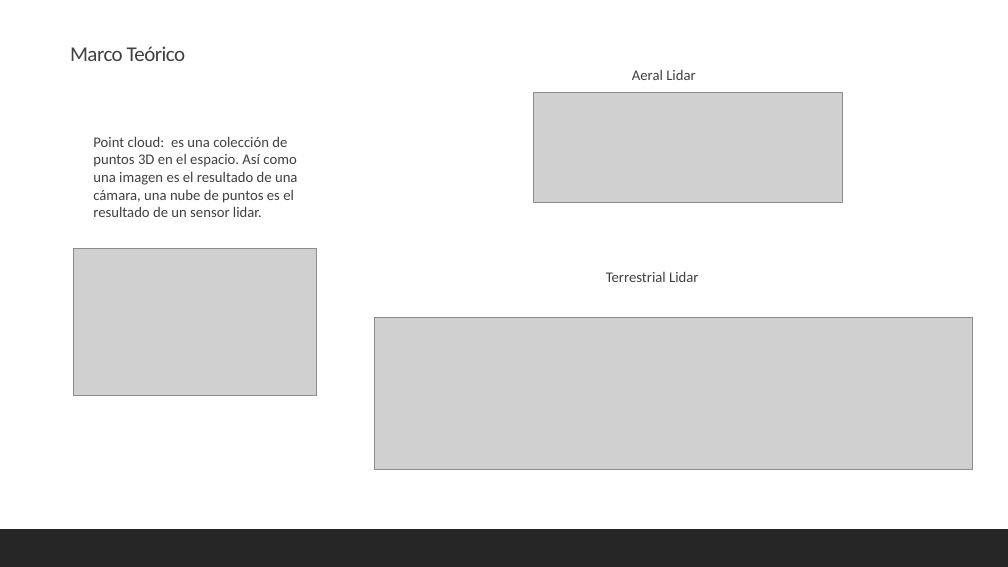
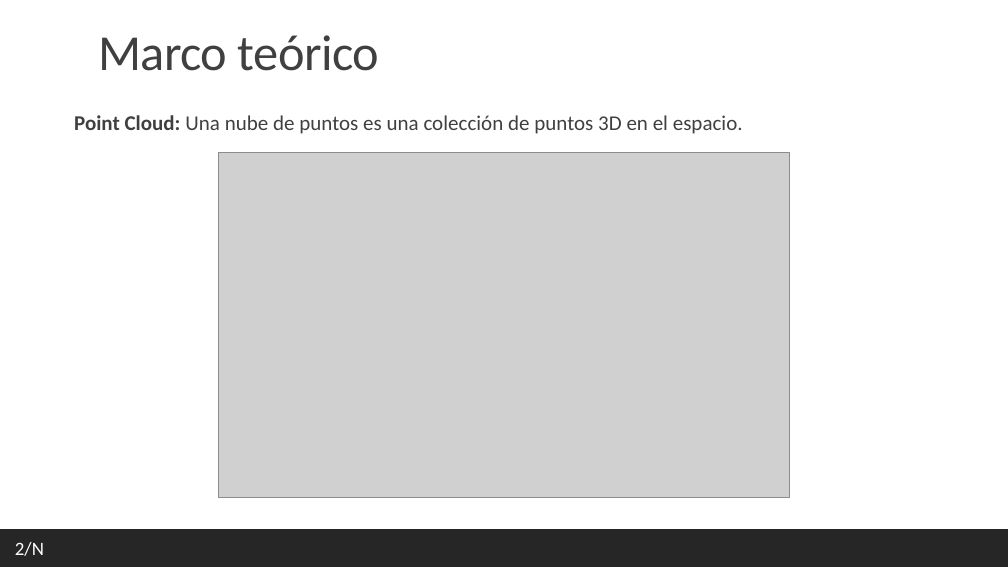
Before and after one commit to MatiasArmijo/Actividades-EIE-401-Matias-Armijo, a slide deck: slide 3 of presentacion final/presentacion_video_10.pptx. Drawn at 1008x567 pixels with LibreOffice and Linux fonts; fonts in the diff are those of the drawing; grey boxes stand for pictures. Boxes give left, top, right and bottom in pixels: in the first picture for what was removed or moved away, otherwise in the second. Text is boxed around its words. In the diff, an @@ line names an element or a change of style, - is before the commit and + after.

```diff
--- a/presentacion final/presentacion_video_10.pptx
+++ b/presentacion final/presentacion_video_10.pptx
@@ text at (98,35,379,71): text changed; size 20 to 48 pt @@
-Marco Teórico
+Marco teórico
@@ text removed at (632,70,695,80) @@
-  Aeral Lidar
@@ text added at (74,115,743,134), 20 pt, text #404040 @@
+  Point Cloud: Una nube de puntos es una colección de puntos 3D en el espacio.
@@ picture removed at (534,92,842,203) @@
@@ text removed at (93,136,297,217) @@
-  Point cloud: es una colección de puntos 3D en el espacio. Así como una imagen es el resultado de una cámara, una nube de puntos es el resultado de un sensor lidar.
@@ picture: place and size @@
-picture at (73,249,318,396)
+picture at (219,152,790,498)
@@ text removed at (606,271,698,282) @@
-  Terrestrial Lidar
@@ picture removed at (374,318,972,470) @@
@@ text added at (15,542,44,556), 18 pt, text #FFFFFF @@
+  2/N
```
Also in this commit, not shown: 1 other slide changed, 3 slides added, 1 other file.
